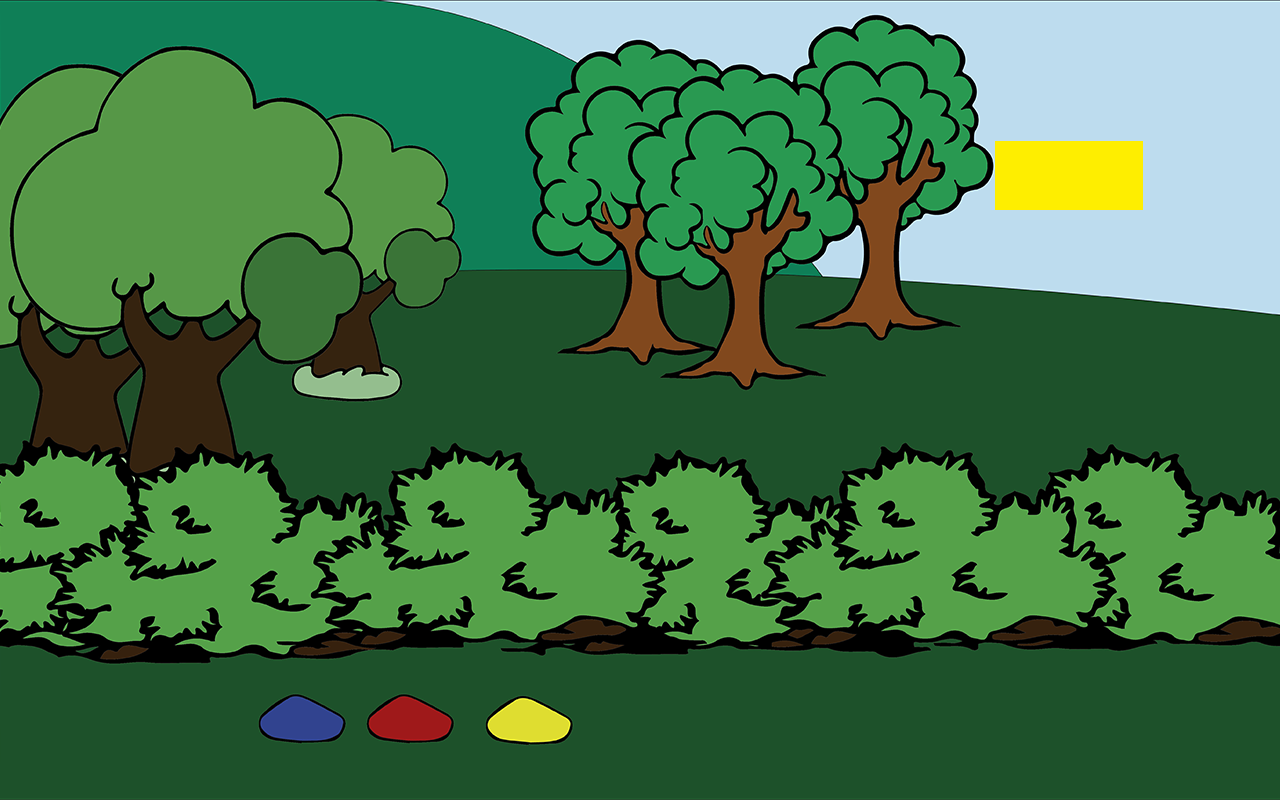
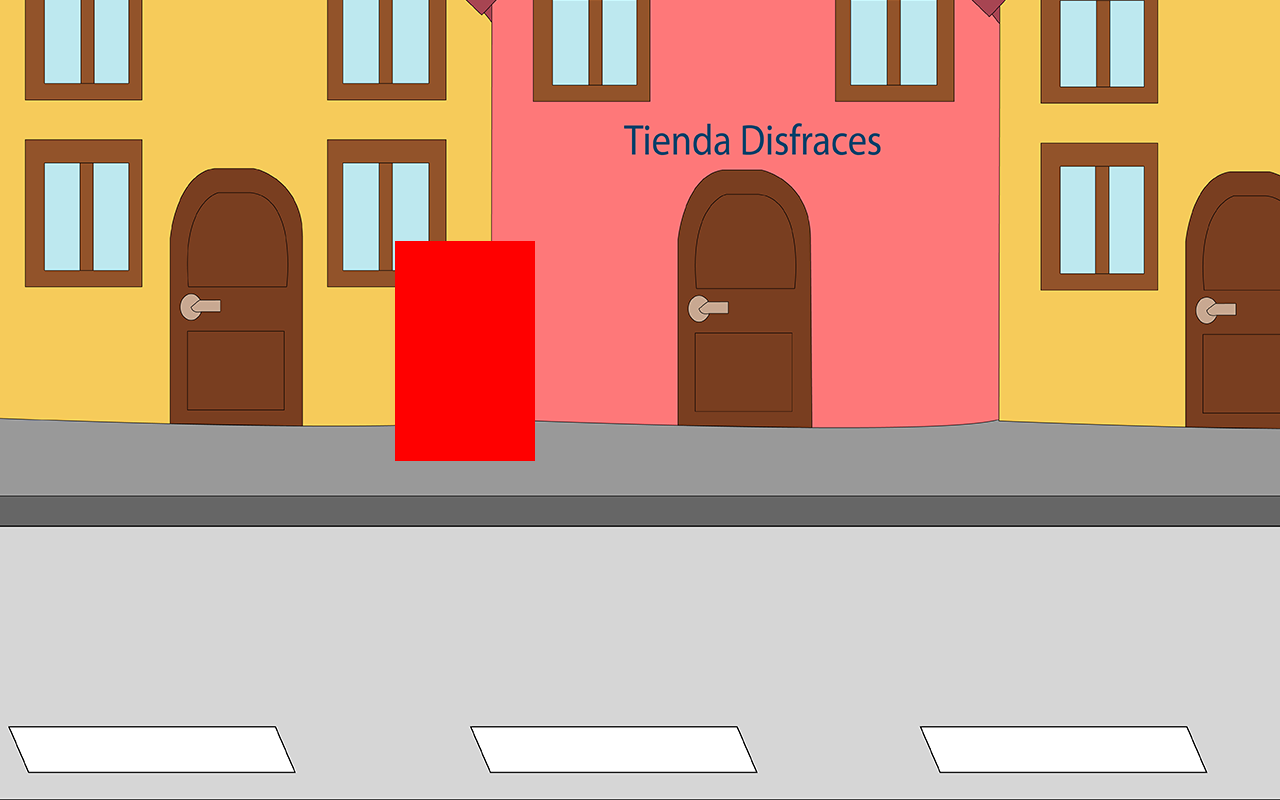
Two versions of the same layered image (1280 × 800). Layer-by-layer changes:
added layer "kwkexp" above "FondoBrasil" over [395, 241, 535, 461]
renamed "kwkrecty" to "FondoBrasil", painted on it over [0, 0, 1280, 800]
removed layer "fondoBrasilBosque" over [0, 0, 1280, 800]
